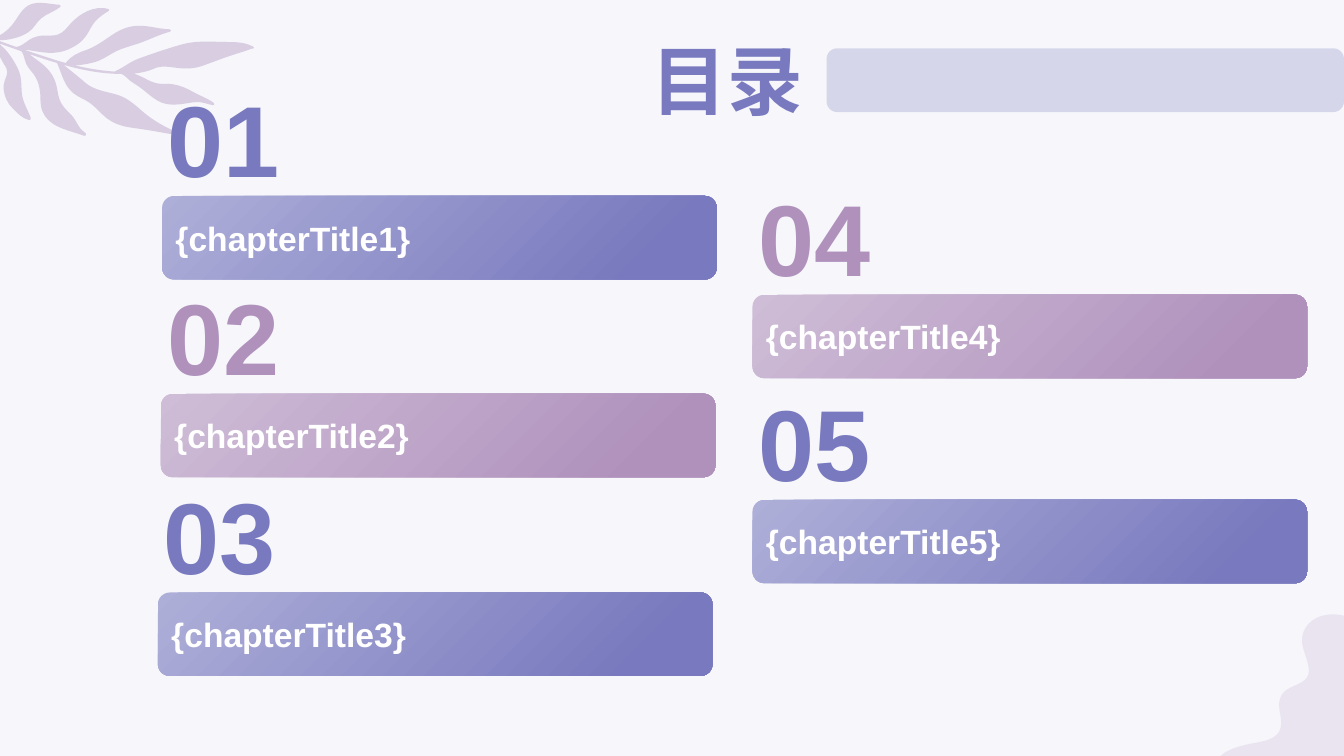
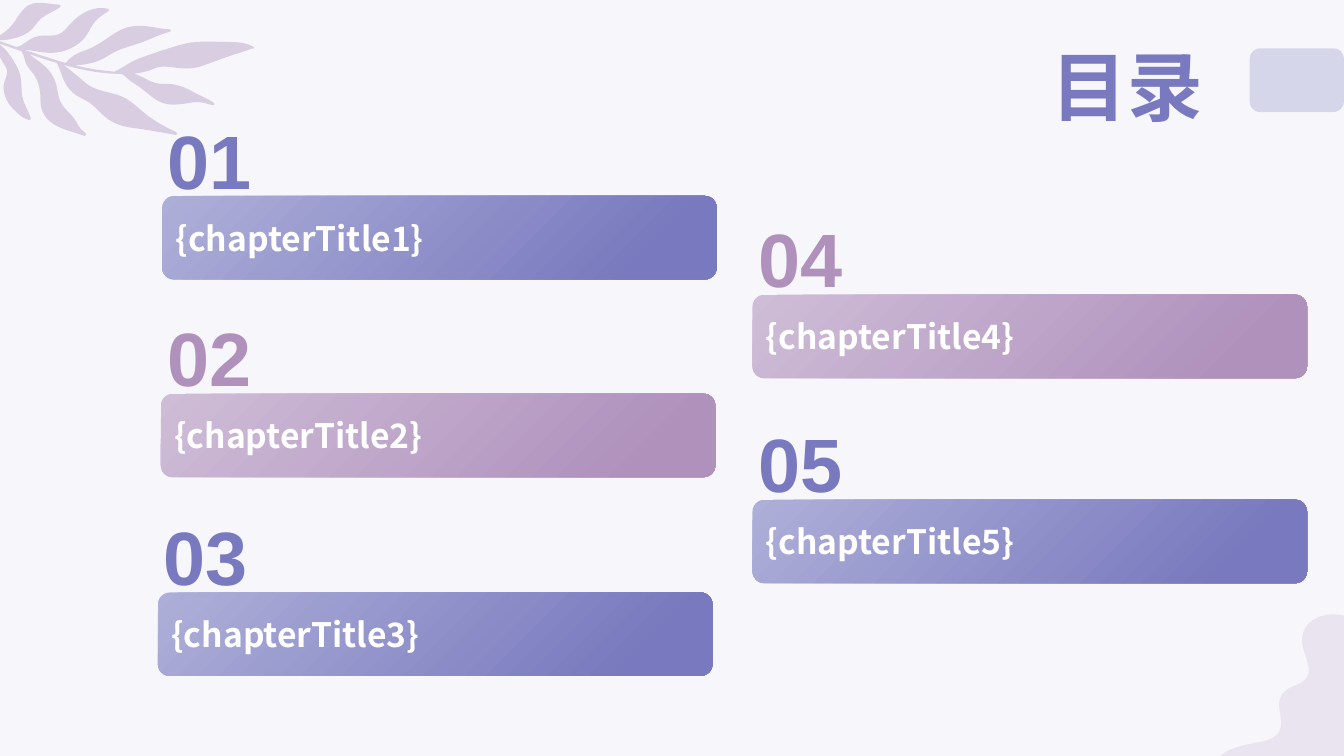
Before and after one commit to wmbamboo/bifang, a slide deck: slide 5 of frontend/public/template_ppt/template_2.pptx. Drawn at 1344x756 pixels with LibreOffice and Linux fonts; fonts in the diff are those of the drawing. Boxes give left, top, right and bottom in pixels: in the first picture for what was removed or moved away, otherwise in the second. Text is boxed around its words. In the diff, an @@ line names an element or a change of style, - is before the commit and + after.

```diff
--- a/frontend/public/template_ppt/template_2.pptx
+++ b/frontend/public/template_ppt/template_2.pptx
@@ text "目录": place and size @@
-text "目录" at (651,48,802,116)
+text "目录" at (1052,54,1203,122)
@@ rounded rectangle: place and size @@
-rounded rectangle at (827,48,1344,112)
+rounded rectangle at (1250,48,1344,112)
@@ 3 texts: place and size @@
-3 texts at (163,97,870,575)
+3 texts at (163,129,842,599)
@@ size 72 to 54 pt in 5 elements at (163,532,247,599), (758,439,842,506), (758,234,842,301), (168,333,252,400), (168,129,252,203) @@
@@ text "04": place and size @@
-text "04" at (758,206,870,277)
+text "04" at (758,234,842,301)
@@ text "02": place and size @@
-text "02" at (168,305,280,376)
+text "02" at (168,333,252,400)
@@ font Arial to Noto Sans CJK SC in 5 elements at (752,294,1307,378), (160,394,715,478), (752,500,1307,584), (162,196,717,279), (158,593,713,677) @@
```
Also in this commit, not shown: 25 other slides changed, 19 other files.
